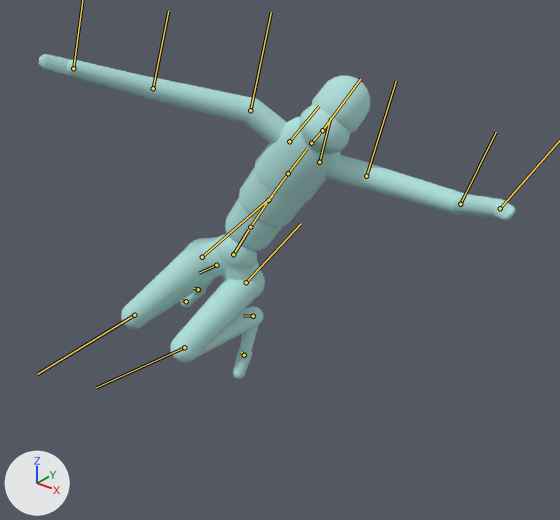
The glTF model assets/samples/hockey_stop_close/hockey_stop_close_humanoid.glb, before and after one commit.
Both versions are drawn from a 50 mm lens placed at (1.76, -1.92, 1.8), pointed at (0.19, 0.03, 0.59). The lights are fixed; the arrows at lower left show +X, +Y and +Z. The first picture is the older version. Both versions are drawn at frame 61 of the action 'hockey_stop_close'; the numbers are the values there. The bones that change, and the others that lie on the model, are drawn over the model as lines.

In view in the first picture: 'mannequin'.
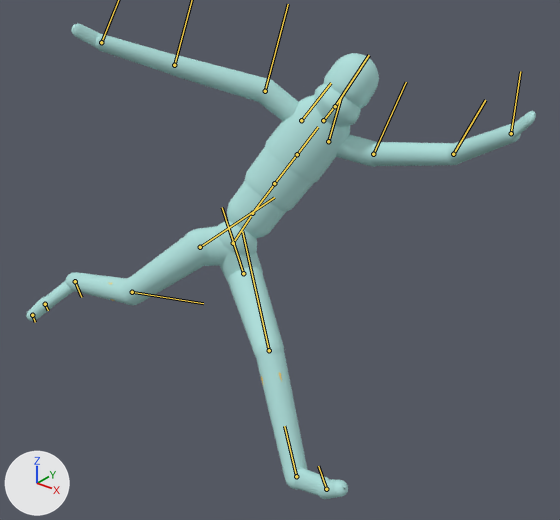
Changed parts and their boxes [x1, y1, x2, y2] in the pictures (560 x 520 px):
'mannequin', posed (7% wider, 46% taller): before [39, 54, 515, 379]; after [26, 23, 536, 499]
'bones', posed (not visible before): after [109, 56, 369, 386]
bone 'Hips', root to tip: before (233, 254) to (248, 230); after (233, 243) to (251, 216)
bone 'Spine', root to tip: before (250, 227) to (268, 201); after (252, 213) to (274, 184)
bone 'Spine1', root to tip: before (268, 200) to (288, 173); after (274, 183) to (297, 154)
bone 'Spine2', root to tip: before (288, 173) to (307, 148); after (297, 154) to (318, 127)
bone 'Neck', root to tip: before (311, 143) to (323, 129); after (323, 120) to (335, 106)
bone 'Head', root to tip: before (322, 130) to (360, 79); after (335, 106) to (369, 55)
bone 'LeftShoulder', root to tip: before (319, 162) to (330, 118); after (328, 141) to (341, 96)
bone 'LeftArm', root to tip: before (366, 176) to (396, 81); after (373, 154) to (406, 82)
bone 'LeftForeArm', root to tip: before (460, 204) to (496, 132); after (453, 154) to (485, 100)
bone 'RightShoulder', root to tip: before (289, 141) to (319, 106); after (301, 120) to (331, 83)
bone 'RightArm', root to tip: before (250, 110) to (271, 12); after (265, 91) to (288, 4)
bone 'LeftUpLeg', root to tip: before (246, 282) to (301, 223); after (243, 273) to (222, 207)
bone 'LeftLeg', root to tip: before (184, 347) to (96, 387); after (269, 350) to (242, 231)
bone 'LeftFoot', root to tip: before (253, 316) to (243, 315); after (296, 476) to (284, 426)
bone 'RightUpLeg', root to tip: before (202, 257) to (272, 196); after (200, 247) to (274, 197)
bone 'RightLeg', root to tip: before (134, 315) to (37, 374); after (132, 292) to (203, 303)
bone 'RightFoot', root to tip: before (216, 265) to (199, 273); after (75, 281) to (81, 297)
bone 'RightToeBase', root to tip: before (198, 289) to (194, 288); after (45, 304) to (48, 310)

The change in detail:
Bone 'Hips' (bone_hips) moves from (0.0, -0.367, 0.0) to (0.0, -0.32, 0.0).
Bone 'Hips' (bone_hips) turns from (-11, 25, -33) to (-29, 26, -36) degrees about its own x, y and z.
Bone 'Spine' (bone_spine) turns from (4, -1, -2) to (0, -3, -4) degrees about its own x, y and z.
Bone 'Spine1' (bone_spine1) turns from (1, -1, -2) to (-1, 0, -1) degrees about its own x, y and z.
Bone 'Spine2' (bone_spine2) turns from (-2, 3, -1) to (-3, 1, 0) degrees about its own x, y and z.
Bone 'Neck' (bone_neck) turns from (-6, -2, -3) to (1, 1, -1) degrees about its own x, y and z.
Bone 'Head' (bone_head) turns from (-28, 7, -3) to (-5, 12, 4) degrees about its own x, y and z.
Bone 'LeftShoulder' (bone_leftshoulder) turns from (0, -4, 22) to (3, -2, 23) degrees about its own x, y and z.
Bone 'LeftArm' (bone_leftarm) turns from (-28, -11, 6) to (-44, -39, 20) degrees about its own x, y and z.
Bone 'LeftForeArm' (bone_leftforearm) turns from (-16, -56, 6) to (-9, -22, 2) degrees about its own x, y and z.
Bone 'LeftHand' (bone_lefthand) turns from (-11, -9, -11) to (11, -13, 9) degrees about its own x, y and z.
Bone 'RightShoulder' (bone_rightshoulder) turns from (1, 1, -3) to (1, 1, -1) degrees about its own x, y and z.
Bone 'RightArm' (bone_rightarm) turns from (-32, 10, 22) to (-18, 3, 23) degrees about its own x, y and z.
Bone 'RightForeArm' (bone_rightforearm) turns from (-1, 12, 0) to (-2, 7, 1) degrees about its own x, y and z.
Bone 'RightHand' (bone_righthand) turns from (-6, 11, 2) to (0, 16, -6) degrees about its own x, y and z.
Bone 'LeftUpLeg' (bone_leftupleg) turns from (-58, -12, -6) to (-59, 23, 29) degrees about its own x, y and z.
Bone 'LeftLeg' (bone_leftleg) turns from (148, -16, -7) to (27, -1, 6) degrees about its own x, y and z.
Bone 'LeftFoot' (bone_leftfoot) turns from (-27, 18, -16) to (-1, 7, 1) degrees about its own x, y and z.
Bone 'RightUpLeg' (bone_rightupleg) turns from (-20, -23, -11) to (12, -6, -22) degrees about its own x, y and z.
Bone 'RightLeg' (bone_rightleg) turns from (133, -4, 6) to (36, 32, -4) degrees about its own x, y and z.
Bone 'RightFoot' (bone_rightfoot) turns from (-31, -5, -6) to (25, -6, 5) degrees about its own x, y and z.
Bone 'RightToeBase' (bone_righttoebase) turns from (-20, -1, 3) to (-2, 0, -1) degrees about its own x, y and z.
